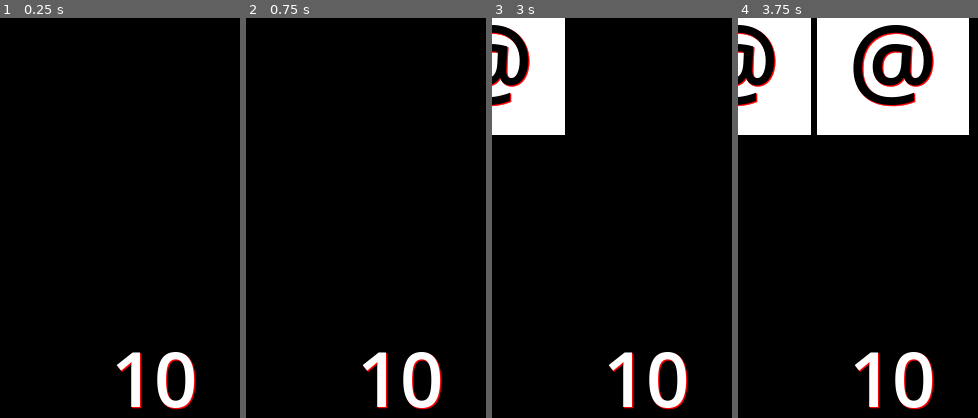
Above: before the commit, frames 1-4 (left to right).
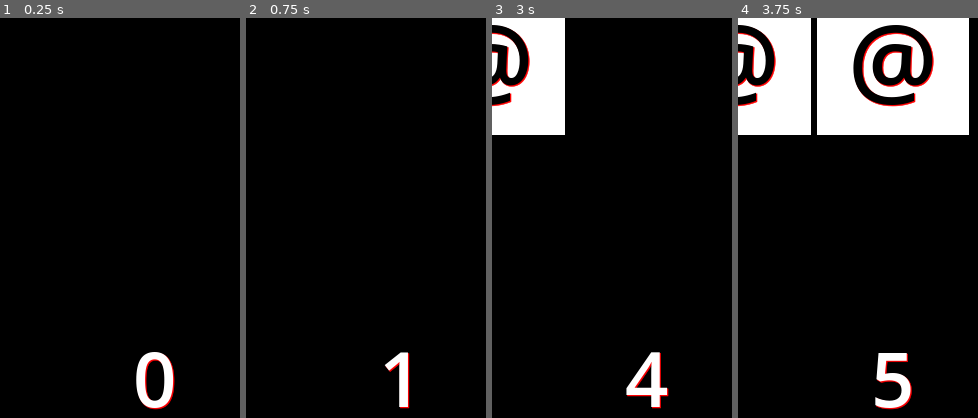
Above: after the commit, the same moments.

Repository: xsat/godot-tails
Game: Godot game, scene res://Scenes/main.tscn
Same seed, same stepped clock (60 frames per second), same inputs: the game is played once before the commit and once after it.
Inputs:
- Up to frame 1 (0.25 s): no input
- Up to frame 2 (0.75 s): click "&" at 0.5 s
- Up to frame 3 (3 s): click "$" at 1.25 s; click "=" at 2 s; click "@" at 2.75 s
- Up to frame 4 (3.75 s): click "@" at 3.5 s
The pictures show only the part of the screen within x 18-68%, y 25-75%; the shares and areas given below are measured in that part.

The runs differ from the first frame. In frame 1, 2.7% of the frame differs, in the area x 48-82%, y 83-98%; in frame 2, 2.5%; in frame 3, 2.4%; in frame 4, 2.7%.

Commit message:
Improve score logic

Diff:
--- a/Scenes/main.gd
+++ b/Scenes/main.gd
@@ -11,7 +11,7 @@
 var tails: Array[Tail]
 
 var next_tail_position: int = 0
-var game_score: int = 10
+var game_score: int = 0
 
 func _ready() -> void:
 	tail_variants = [
@@ -33,6 +33,7 @@
 func _on_tail_variant_select(tail_variant: TailVariant) -> void:
 	if !tails[next_tail_position].visible:
 		tails[next_tail_position].visible = true
+		_add_to_game_score(1)
 	else:
 		_add_to_game_score(-1)
 
--- a/Scenes/main.tscn
+++ b/Scenes/main.tscn
@@ -67,7 +67,7 @@
 theme_override_colors/font_color = Color(1, 1, 1, 1)
 theme_override_colors/font_shadow_color = Color(1, 0, 0.00784314, 1)
 theme_override_font_sizes/font_size = 76
-text = "10"
+text = "0"
 horizontal_alignment = 1
 vertical_alignment = 1
 
